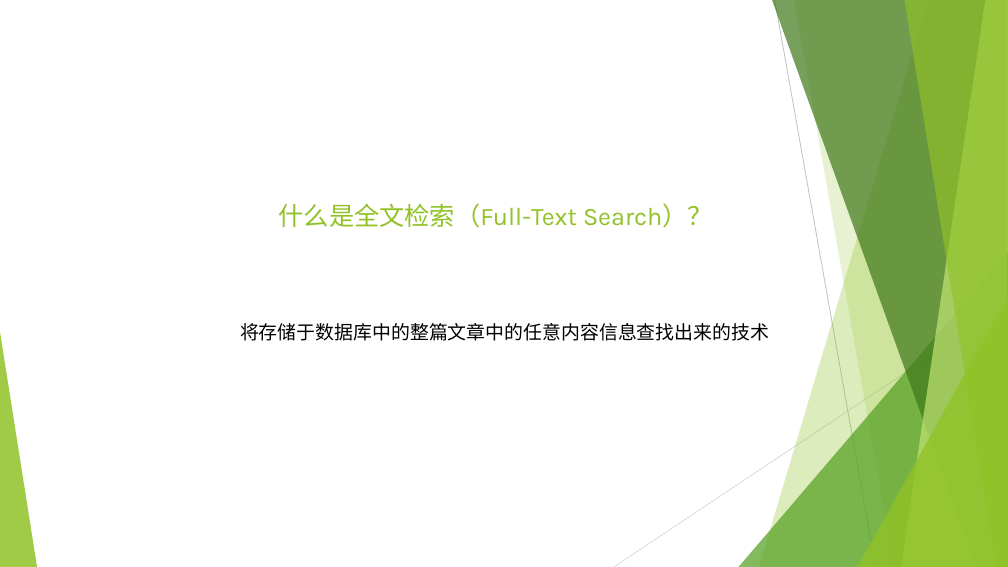
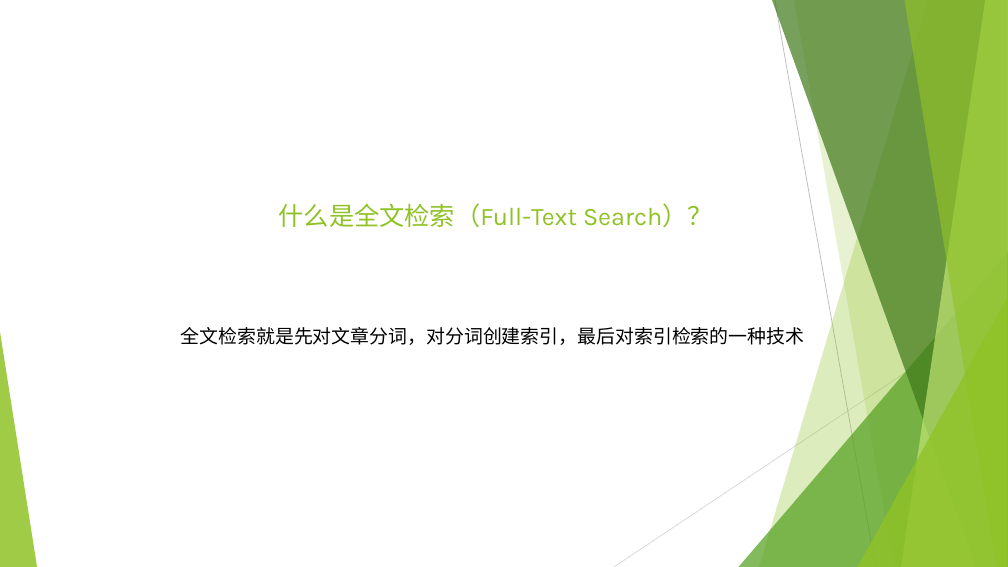
Before and after one commit to haoxuebing/Mysql_full_text_search, a slide deck: slide 2 of mysql全文检索.pptx. Drawn at 1008x567 pixels with LibreOffice and Linux fonts; fonts in the diff are those of the drawing. Boxes give left, top, right and bottom in pixels: in the first picture for what was removed or moved away, otherwise in the second. Text is boxed around its words. In the diff, an @@ line names an element or a change of style, - is before the commit and + after.

```diff
--- a/mysql全文检索.pptx
+++ b/mysql全文检索.pptx
@@ text at (181,327,805,345): text changed @@
-将存储于数据库中的整篇文章中的任意内容信息查找出来的技术
+全文检索就是先对文章分词，对分词创建索引，最后对索引检索的一种技术
```
Also in this commit, not shown: 1 slide added.
